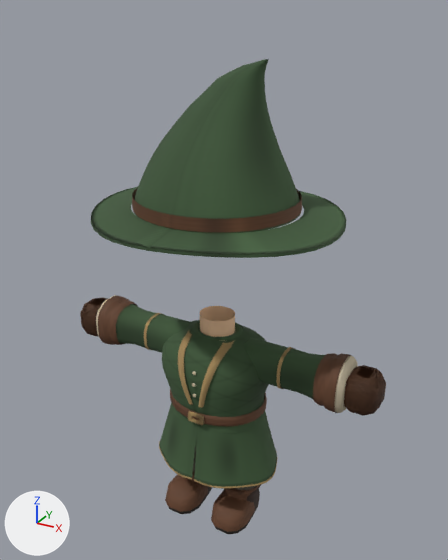
What one commit did to the glTF model src/assets/models/wardrobe/classes/traje_mago_roble.glb.
Rendered twice from a 50 mm lens placed at (1.55, -2.74, 2.92), pointed at (0.0, 0.07, 1.51). The axes (+X, +Y, +Z) are drawn at lower left. The lights are the same throughout. The older version comes first. Vertices at exactly the same position are counted once.

Before the edit, the objects in view are built like this:
```python
me_medieval_tunic = bpy.data.meshes.new('medieval-tunic')
me_medieval_tunic.from_pydata(...)  # 2654 vertices, 4708 faces; spans x -0.395..0.395, y -0.307..0.304, z 0.35..1.335
# faces by material slot: [2592, 120, 520, 384, 672, 420]
me_medieval_tunic.materials.append(mat_tunic)
me_medieval_tunic.materials.append(mat_neckskin)  # beige #f2c8a0
me_medieval_tunic.materials.append(mat_tunictrim)
me_medieval_tunic.materials.append(mat_leather)
me_medieval_tunic.materials.append(mat_brass)
me_medieval_tunic.materials.append(mat_linen)
me_suit_glove_right = bpy.data.meshes.new('suit-glove-right')
me_suit_glove_right.from_pydata(...)  # 62 vertices, 108 faces; spans x -0.971..-0.799, y -0.116..0.116, z 0.985..1.206
me_suit_glove_right.materials.append(mat_leather)
me_suit_head = bpy.data.meshes.new('suit-head')
me_suit_head.from_pydata(...)  # 1252 vertices, 2304 faces; spans x -0.68..0.68, y -0.62..0.62, z 1.903..2.7
# faces by material slot: [2112, 192]
me_suit_head.materials.append(mat_tunic)
me_suit_head.materials.append(mat_leather)
ob_medieval_tunic = bpy.data.objects.new('medieval-tunic', me_medieval_tunic)
ob_medieval_tunic.location = (0.0, 0.0, 0.0)
ob_suit_glove_right = bpy.data.objects.new('suit-glove-right', me_suit_glove_right)
ob_suit_glove_right.location = (0.0, 0.0, 0.0)
ob_suit_head = bpy.data.objects.new('suit-head', me_suit_head)
ob_suit_head.location = (0.0, 0.0, 0.0)
# also in view: 'suit-glove-left' at (0.88, 0.0, 1.1); 'suit-bracer-r' at (-0.7, 0.0, 1.1); 'medieval-leg-l' at (0.17, -0.07, 0.12); 'medieval-sleeve-r' at (-0.44, 0.0, 1.1); 'medieval-sleeve-l' at (0.44, 0.0, 1.1)
```
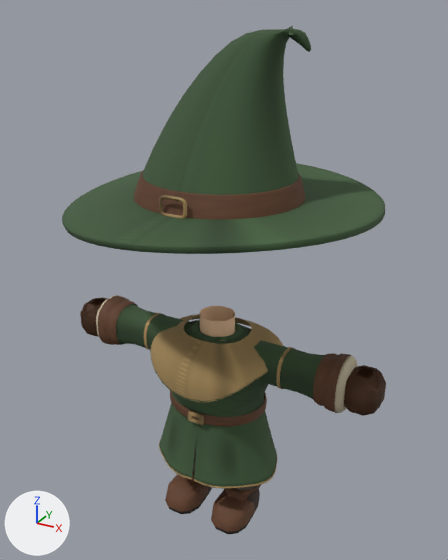
Changed parts and their boxes [x1, y1, x2, y2] in the pictures (448 x 560 px; the box of a moved part takes in the faces that stretch with it):
```json
{"object": "suit-head", "change": "reshaped", "before": [91, 59, 346, 258], "after": [62, 26, 385, 254], "on screen": "27% wider, 15% taller"}
{"object": "medieval-tunic", "change": "reshaped", "before": [159, 306, 277, 489], "after": [150, 306, 283, 489], "on screen": "13% wider"}
{"part": 1, "of": "me_medieval_tunic", "change": "added", "after": [150, 314, 283, 403], "on screen": "brown"}
{"part": 2, "of": "me_medieval_tunic", "change": "added", "after": [150, 318, 268, 403]}
{"part": 3, "of": "me_medieval_tunic", "change": "moved or reshaped", "before": [162, 329, 269, 417], "after": [171, 379, 268, 417]}
{"part": 4, "of": "me_suit_head", "change": "rebuilt", "before": [134, 59, 301, 233], "after": [142, 26, 311, 195]}
{"part": 5, "of": "me_suit_head", "change": "rebuilt", "before": [91, 187, 346, 258], "after": [62, 163, 385, 254], "on screen": "27% wider, 28% taller"}
{"part": 6, "of": "me_suit_head", "change": "rebuilt", "before": [132, 188, 302, 232], "after": [133, 170, 305, 219], "on screen": "11% taller"}
{"part": 7, "of": "me_suit_head", "change": "added", "after": [159, 195, 187, 219]}
```

The change, as JSON lines over the scene's bpy script:
```json
{"block": "me_medieval_tunic", "where": "# used by ob_medieval_tunic; location = (0.0, 0.0, 0.0)"}
{"op": "remove", "block": "me_medieval_tunic", "code": "me_medieval_tunic.from_pydata(...)  # 2654 vertices, 4708 faces; spans x -0.395..0.395, y -0.307..0.304, z 0.35..1.335"}
{"op": "add", "block": "me_medieval_tunic", "code": "me_medieval_tunic.from_pydata(...)  # 3321 vertices, 5948 faces; spans x -0.395..0.395, y -0.338..0.316, z 0.35..1.335"}
{"block": "me_medieval_tunic", "change": "me_medieval_tunic part 1: a new loose piece of 792 vertices spanning x -0.387..0.387, y -0.338..0.316, z 0.95..1.242, in mat_tunictrim"}
{"block": "me_medieval_tunic", "change": "me_medieval_tunic part 2: a new loose piece of 99 vertices spanning x -0.387..0.387, y -0.335..0.316, z 0.952..1.126, in mat_tunic"}
{"block": "me_medieval_tunic", "change": "me_medieval_tunic part 3: 252 vertices moved from x -0.335..0.335, y -0.252..0.252, z 0.813..1.151 to x -0.334..0.334, y -0.252..0.252, z 0.813..1.151; 224 vertices removed from x -0.152..0.152, y -0.278..-0.028, z 0.87..1.23"}
{"block": "me_suit_head", "where": "# used by ob_suit_head; location = (0.0, 0.0, 0.0)"}
{"op": "remove", "block": "me_suit_head", "code": "me_suit_head.from_pydata(...)  # 1252 vertices, 2304 faces; spans x -0.68..0.68, y -0.62..0.62, z 1.903..2.7"}
{"op": "add", "block": "me_suit_head", "code": "me_suit_head.from_pydata(...)  # 4490 vertices, 8976 faces; spans x -0.86..0.858, y -0.727..0.776, z 1.884..2.844"}
{"block": "me_suit_head", "change": "me_suit_head part 4: the loose piece of 800 vertices spanning x -0.445..0.445, y -0.425..0.425, z 1.96..2.7 is rebuilt with 2170 vertices and now spans x -0.442..0.443, y -0.396..0.446, z 1.994..2.844"}
{"block": "me_suit_head", "change": "me_suit_head part 5: the loose piece of 324 vertices spanning x -0.68..0.68, y -0.62..0.62, z 1.903..1.965 is rebuilt with 1408 vertices and now spans x -0.86..0.858, y -0.727..0.776, z 1.884..2.053"}
{"block": "me_suit_head", "change": "me_suit_head part 6: the loose piece of 128 vertices spanning x -0.448..0.448, y -0.428..0.428, z 1.97..2.035 is rebuilt with 720 vertices and now spans x -0.455..0.455, y -0.408..0.458, z 2.008..2.134"}
{"block": "me_suit_head", "change": "me_suit_head part 7: a new loose piece of 192 vertices spanning x -0.075..0.075, y -0.424..-0.406, z 2.018..2.122, in mat_brass"}
{"op": "add", "block": "me_suit_head", "code": "me_suit_head.materials.append(mat_brass)"}
```
